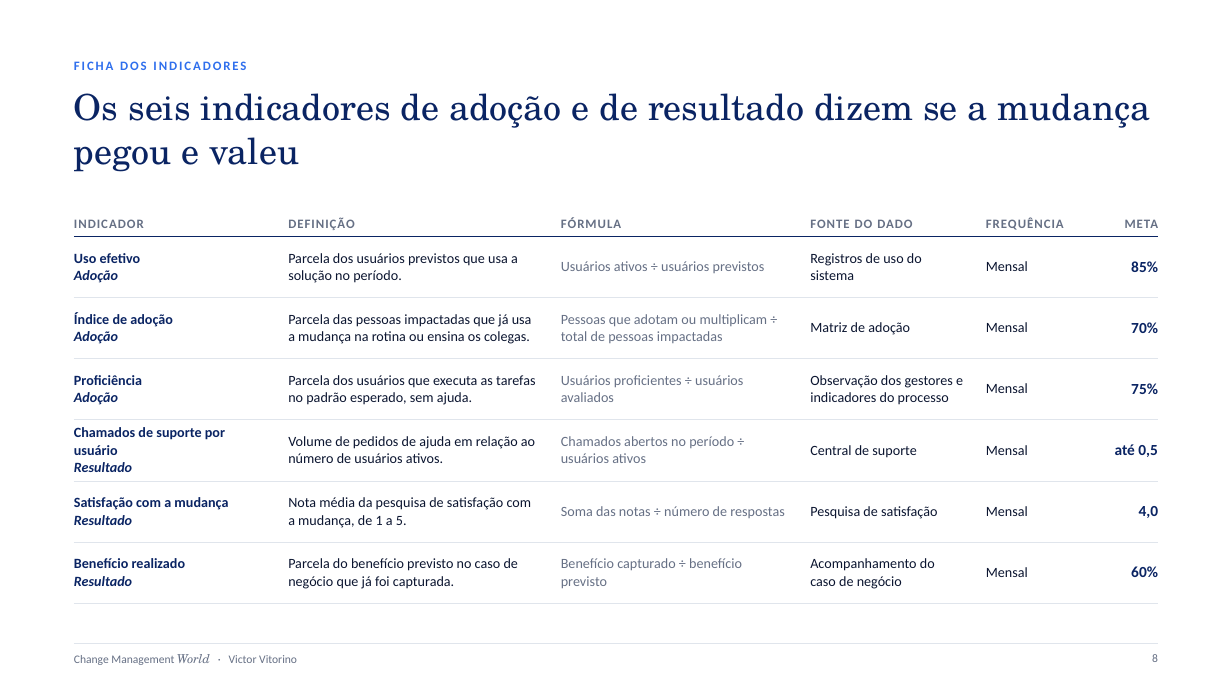
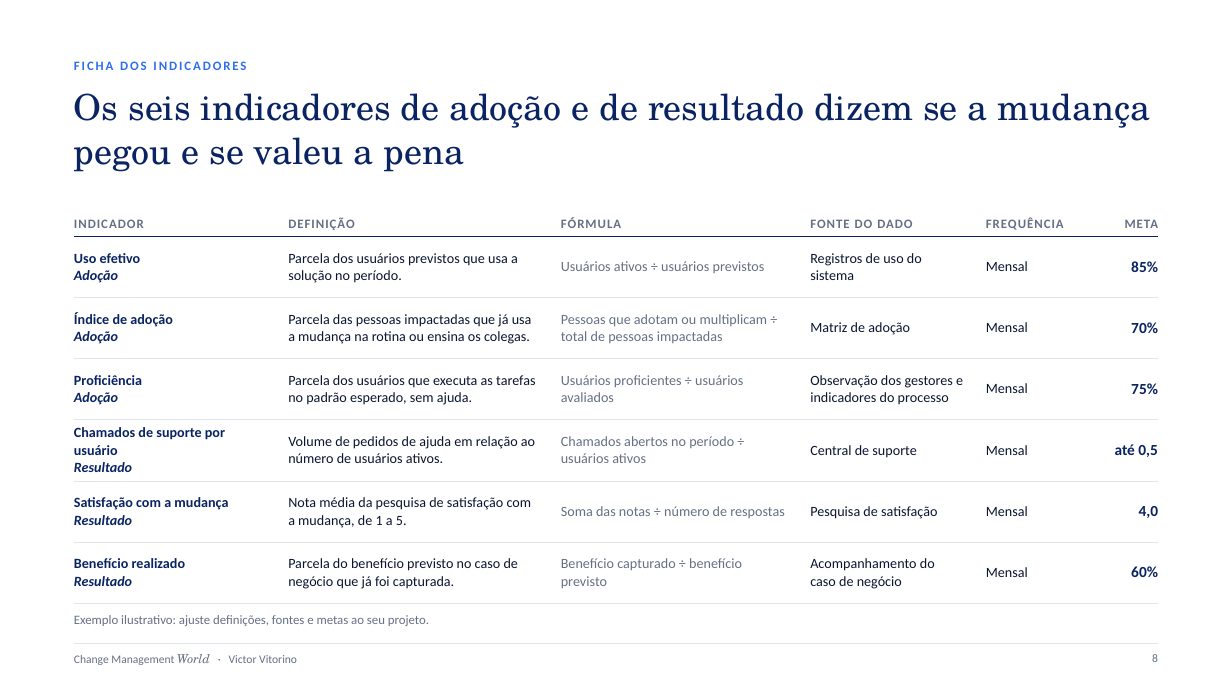
Before and after one commit to VictorVitorino/finaldoanovideo, a slide deck: slide 8 of blog/assets/modelos/painel-de-indicadores-da-mudanca.pptx. Drawn at 1232x693 pixels with LibreOffice and Linux fonts; fonts in the diff are those of the drawing. Boxes give left, top, right and bottom in pixels: in the first picture for what was removed or moved away, otherwise in the second. Text is boxed around its words. In the diff, an @@ line names an element or a change of style, - is before the commit and + after.

```diff
--- a/blog/assets/modelos/painel-de-indicadores-da-mudanca.pptx
+++ b/blog/assets/modelos/painel-de-indicadores-da-mudanca.pptx
@@ title at (x1=74, y1=93, x2=1150, y2=172): text changed @@
-Os seis indicadores de adoção e de resultado dizem se a mudança pegou e valeu
+Os seis indicadores de adoção e de resultado dizem se a mudança pegou e se valeu a pena
@@ text added at (x1=74, y1=615, x2=429, y2=626), 10 pt, text #667085 @@
+Exemplo ilustrativo: ajuste definições, fontes e metas ao seu projeto.
```
Also in this commit, not shown: 5 other slides changed, 9 other files.
